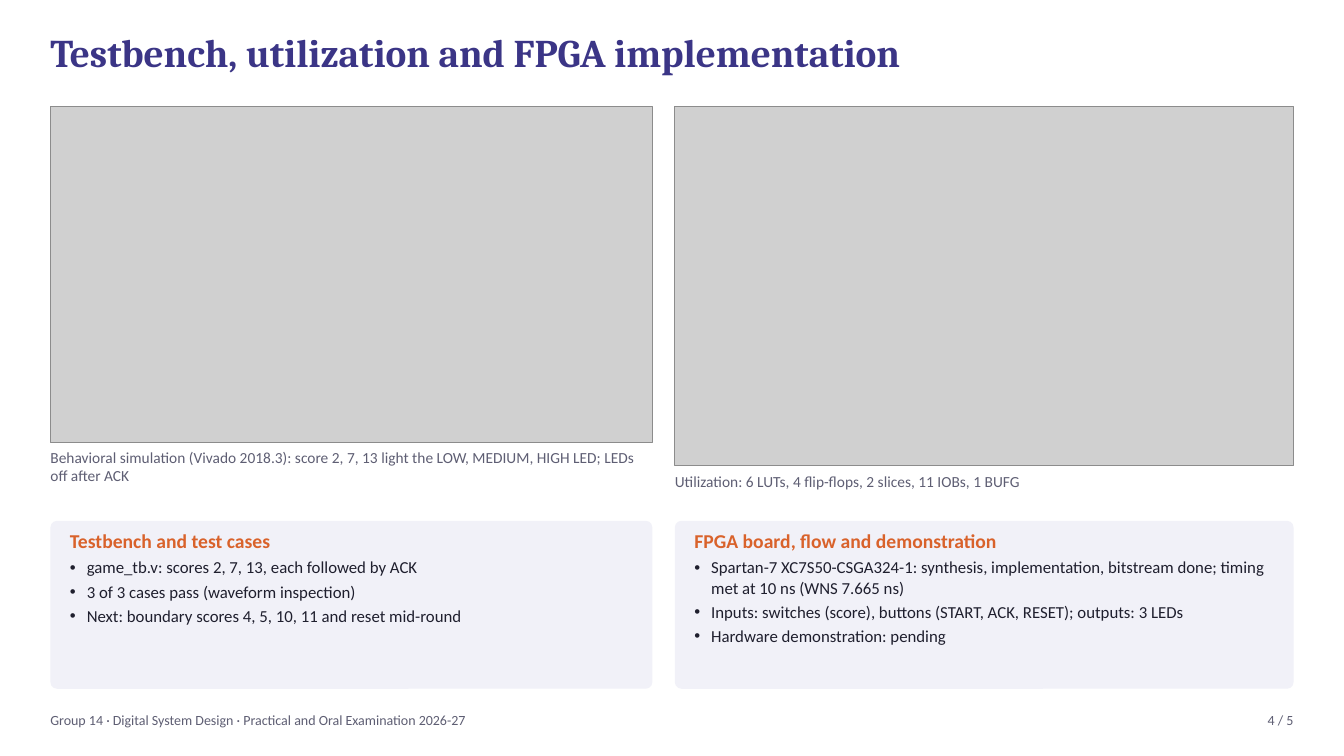
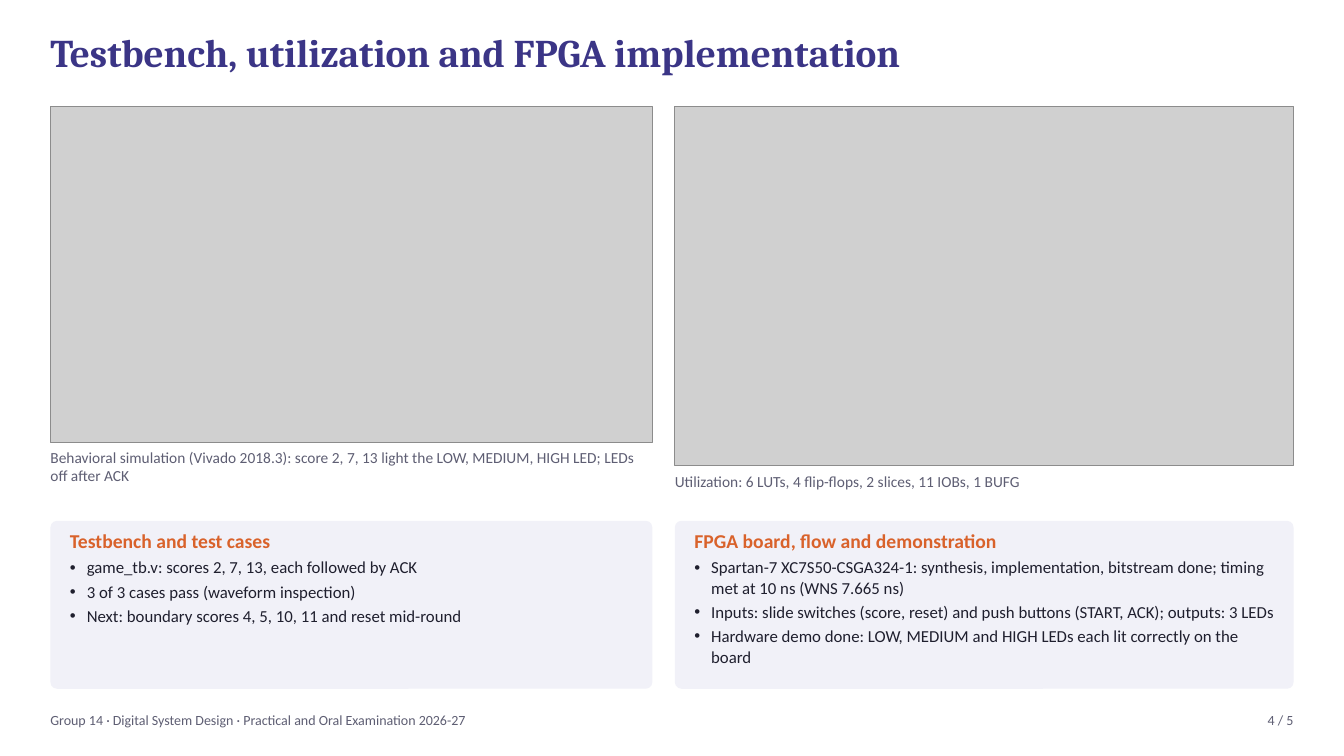
Before and after one commit to MrugendraVasmatkar/Digital_System_Design_Practical_2026_27_D9A_B, a slide deck: slide 4 of Group_Submissions/day1_submission_grp14/06_Presentation/Group14_DSD_Presentation.pptx. Drawn at 1344x756 pixels with LibreOffice and Linux fonts; fonts in the diff are those of the drawing; grey boxes stand for pictures. Boxes give left, top, right and bottom in pixels: in the first picture for what was removed or moved away, otherwise in the second. Text is boxed around its words. In the diff, an @@ line names an element or a change of style, - is before the commit and + after.

```diff
--- a/Group_Submissions/day1_submission_grp14/06_Presentation/Group14_DSD_Presentation.pptx
+++ b/Group_Submissions/day1_submission_grp14/06_Presentation/Group14_DSD_Presentation.pptx
@@ text at [711,606,1273,663]: text changed @@
-• Inputs: switches (score), buttons (START, ACK, RESET); outputs: 3 LEDs
-• Hardware demonstration: pending
+• Inputs: slide switches (score, reset) and push buttons (START, ACK); outputs: 3 LEDs
+• Hardware demo done: LOW, MEDIUM and HIGH LEDs each lit correctly on the board
```
Also in this commit, not shown: 3 other slides changed, 7 other files.
